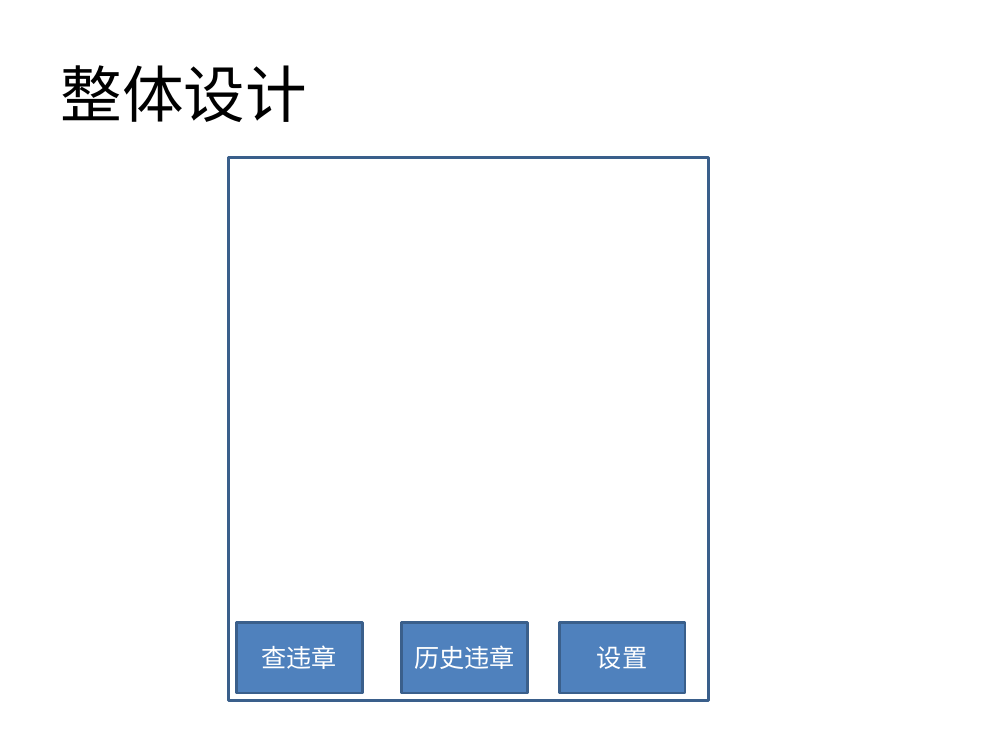
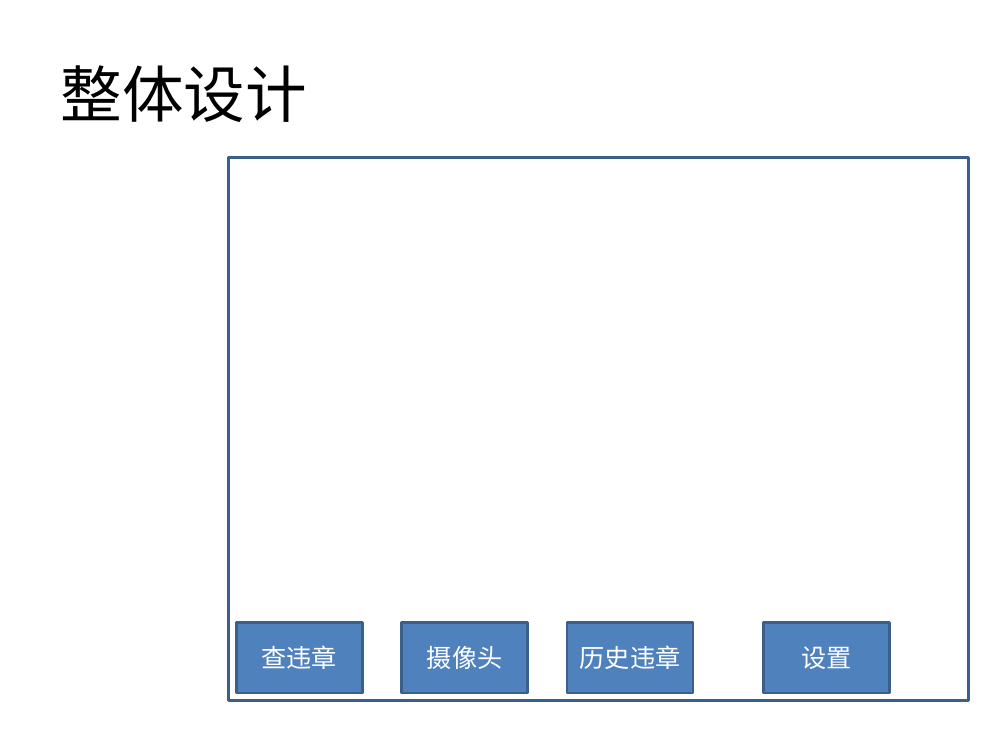
Before and after one commit to iWorkTogether/TrafficViolationProof_Android, a slide deck: slide 2 of docs/交通违章保卫战.pptx. Drawn at 1008x756 pixels with LibreOffice and Linux fonts; fonts in the diff are those of the drawing. Boxes give left, top, right and bottom in pixels: in the first picture for what was removed or moved away, otherwise in the second. Text is boxed around its words. In the diff, an @@ line names an element or a change of style, - is before the commit and + after.

Commit message:
更新UI设计文档

```diff
--- a/docs/交通违章保卫战.pptx
+++ b/docs/交通违章保卫战.pptx
@@ rectangle: place and size @@
-rectangle at <box>229,157,710,701</box>
+rectangle at <box>229,157,969,701</box>
@@ rectangle added at <box>568,622,694,692</box>, fill #4F81BD, outline #3A5F8C 2 pt, 18 pt, text #FFFFFF @@
+历史违章
@@ rectangle "设置": place and size @@
-rectangle "设置" at <box>559,622,685,692</box>
+rectangle "设置" at <box>764,622,890,692</box>
@@ text in rectangle at <box>427,646,503,669</box>: text changed @@
-历史违章
+摄像头
```
Also in this commit, not shown: 5 other slides changed, 1 slide added.
